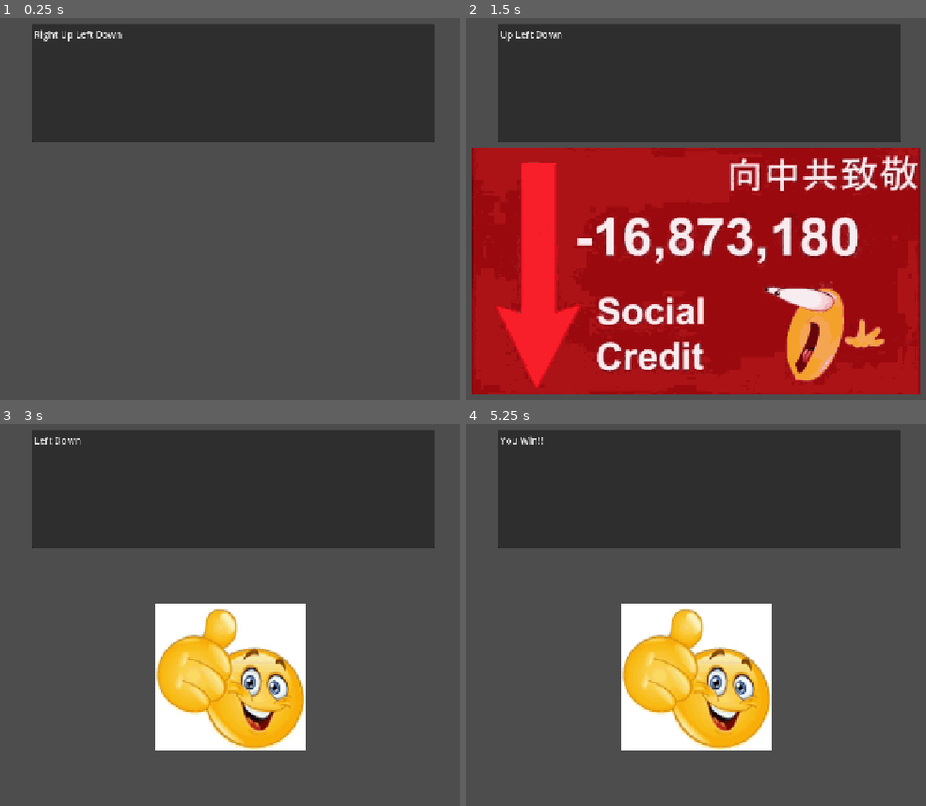
Above: before the commit, frames 1-4 (two rows, left to right).
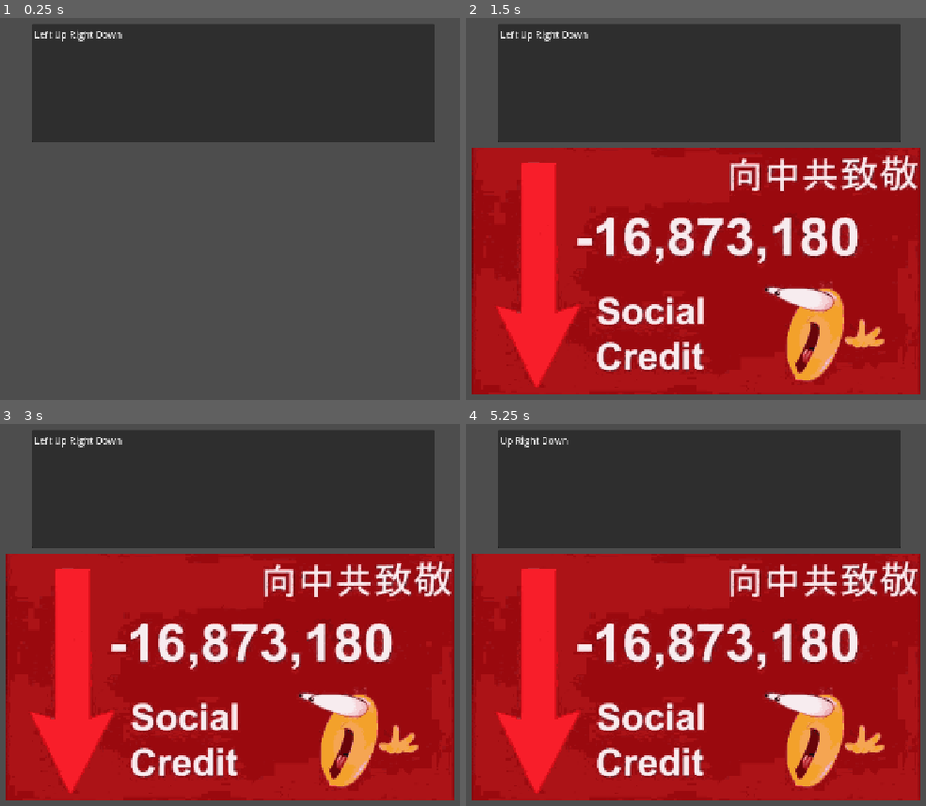
Above: after the commit, the same moments.

Repository: Meoah/Team-Awesome
Game: Godot game, scene res://Scenes/Arrows.tscn
Same seed, same stepped clock (60 frames per second), same inputs: the game is played once before the commit and once after it.
Inputs:
- Up to frame 1 (0.25 s): no input
- Up to frame 2 (1.5 s): tap Enter at 0.5 s; hold Right (Right) 0.53-1.28 s; tap Space at 1.25 s; hold Down (Down) from 1.28 s (still down)
- Up to frame 3 (3 s): tap Enter at 2 s; release Down (Down) at 2.03 s; hold Right (Right) 2.03-2.78 s; tap Space at 2.75 s; hold Up (Up) from 2.78 s (still down)
- Up to frame 4 (5.25 s): tap Enter at 3.5 s; release Up (Up) at 3.53 s; hold Left (Left) 3.53-5.03 s; tap Space at 4.25 s; hold Down (Down) from 5.03 s (still down)

The runs differ from the first frame. In frame 1, 0.2% of the frame differs, in the area x 7-20%, y 2-7%; in frame 2, 0.2%; in frame 3, 63%; in frame 4, 63%, in the area x 1-99%, y 2-99%.

Commit message:
Added Fish Resource Class

Diff:
--- /dev/null
+++ b/Fishes/fish_resource.gd
@@ -0,0 +1,15 @@
+extends Resource
+
+class_name FishResource
+
+@export var name : String
+@export var image : CompressedTexture2D
+@export var value : int = 1
+@export var input_length : int = 1
+@export var weight : int = 1
+@export var correct_inputs : Array[String] = ["Left","Right","Up","Down"]
+
+var current_inputs : Array[String]
+
+func intialize():
+	current_inputs = correct_inputs
--- a/MainMenu/main_menu.gd
+++ b/MainMenu/main_menu.gd
@@ -8,6 +8,7 @@
 func _ready():
 	main_buttons.visible = true
 	settings.visible = false
+	$AudioStreamPlayer.play(65)
 
 # Called every frame. 'delta' is the elapsed time since the previous frame.
 func _process(delta):
--- a/Scenes/Arrows.tscn
+++ b/Scenes/Arrows.tscn
@@ -1,12 +1,43 @@
-[gd_scene load_steps=3 format=3 uid="uid://dfgqsnhiac5hx"]
+[gd_scene load_steps=9 format=3 uid="uid://dfgqsnhiac5hx"]
 
 [ext_resource type="Script" uid="uid://bmvd1knujqejq" path="res://Scenes/arrows.gd" id="1_0iavb"]
 [ext_resource type="Script" uid="uid://djyje6hc7igie" path="res://Scenes/Arrows_Display.gd" id="2_n3w4c"]
+[ext_resource type="Script" uid="uid://mc3jtnmgq6ns" path="res://Fishes/fish_resource.gd" id="2_sopvo"]
+
+[sub_resource type="Resource" id="Resource_w3tt3"]
+script = ExtResource("2_sopvo")
+name = "Sunfish"
+correct_inputs = Array[String](["Left", "Up", "Right", "Down"])
+metadata/_custom_type_script = "uid://mc3jtnmgq6ns"
+
+[sub_resource type="Resource" id="Resource_sopvo"]
+script = ExtResource("2_sopvo")
+name = "Tuna"
+correct_inputs = Array[String](["Left", "Right", "Up"])
+metadata/_custom_type_script = "uid://mc3jtnmgq6ns"
+
+[sub_resource type="Resource" id="Resource_6t4uq"]
+script = ExtResource("2_sopvo")
+name = "Minnow"
+metadata/_custom_type_script = "uid://mc3jtnmgq6ns"
+
+[sub_resource type="Resource" id="Resource_kxlbh"]
+script = ExtResource("2_sopvo")
+name = "Bluetang"
+correct_inputs = Array[String](["Left", "Right", "Left", "Right"])
+metadata/_custom_type_script = "uid://mc3jtnmgq6ns"
+
+[sub_resource type="Resource" id="Resource_rak61"]
+script = ExtResource("2_sopvo")
+name = "Pompano"
+correct_inputs = Array[String](["Up", "Up", "Up"])
+metadata/_custom_type_script = "uid://mc3jtnmgq6ns"
 
 [node name="Arrows" type="Node2D" node_paths=PackedStringArray("input_string")]
 script = ExtResource("1_0iavb")
 input_length = 6
 input_string = NodePath("TextEdit")
+potential_fish = Array[ExtResource("2_sopvo")]([SubResource("Resource_w3tt3"), SubResource("Resource_sopvo"), SubResource("Resource_6t4uq"), SubResource("Resource_kxlbh"), SubResource("Resource_rak61")])
 
 [node name="Camera2D" type="Camera2D" parent="."]
 
--- a/Scenes/MainMenu.tscn
+++ b/Scenes/MainMenu.tscn
@@ -3,7 +3,7 @@
 [ext_resource type="Script" uid="uid://c5uuc65y6jov" path="res://MainMenu/main_menu.gd" id="1_8saeu"]
 [ext_resource type="Texture2D" uid="uid://mrwdcjhpn1jb" path="res://MainMenu/panel_grey_dark.png" id="2_ghw46"]
 [ext_resource type="FontFile" uid="uid://ciwjf56aydm2a" path="res://MainMenu/CherryBombOne-Regular.ttf" id="3_df05h"]
-[ext_resource type="AudioStream" uid="uid://dcnj3g2bih1qe" path="res://MainMenu/time_for_adventure.mp3" id="4_ghw46"]
+[ext_resource type="AudioStream" uid="uid://bwq4tyjgoxrm0" path="res://MainMenu/1-01 Introduction.mp3" id="4_8um5k"]
 [ext_resource type="Script" uid="uid://c2kycjhjsowfw" path="res://MainMenu/Audio_Volume.gd" id="5_df05h"]
 [ext_resource type="Script" uid="uid://bubl3cxipu10w" path="res://MainMenu/fullscreen_control.gd" id="6_8um5k"]
 
@@ -144,7 +144,8 @@
 "
 
 [node name="AudioStreamPlayer" type="AudioStreamPlayer" parent="."]
-stream = ExtResource("4_ghw46")
+stream = ExtResource("4_8um5k")
+volume_db = -6.679
 autoplay = true
 bus = &"Music"
 
--- a/Scenes/arrows.gd
+++ b/Scenes/arrows.gd
@@ -3,31 +3,38 @@
 @export var input_length : int = 3
 @export var input_string : TextEdit
 @export var reaction : Sprite2D
+@export var potential_fish : Array[FishResource]
 
 var input_array : Array[String]
 var potential_inputs : Array[String] = ["Left","Right","Up","Down"]
 var current_input = "0"
 var correct_input = "0"
 var output = ""
+var current_fish : FishResource
+
+
+
+
+func start_minigame():
+	current_fish = potential_fish.pick_random()
+	current_fish.intialize()
+	print(current_fish)
+	input_array = current_fish.current_inputs
+	input_string.set_text(output)
+	print(input_array)
+	text_render()
+
+func end_minigame():
+	current_fish = null
+
+
+
+
+
 
 #Initialize Script
 func _ready() -> void:
-	input_length = randi_range(3,10)
-	print(generate_inputs())
-	print(correct_input)
-	text_render()
-	input_string.set_text(output)
-
-
-#Generates the list of Inputs
-func generate_inputs()-> Array[String]:
-	var return_array : Array[String]
-	for i in input_length:
-		var input = potential_inputs.pick_random()
-		return_array.append(input)
-	input_array = return_array
-	print(input_array)
-	return return_array
+	start_minigame()
 
 
 #Displays the list of inputs
@@ -57,10 +64,13 @@
 				$Sprite2D.texture = preload("res://assets/Debug assets/Lame.png")
 			clear()
 
+
+
+
 #Process for when List is empty. Prints text and resets the scene after 3 seconds
 func clear():
 	if input_array.size() == 0:
-		print("You Win!!")
-		input_string.set_text("You Win!!")
+		print(current_fish.name)
+		input_string.set_text(current_fish.name)
 		await get_tree().create_timer(3).timeout
-		get_tree().reload_current_scene()
+		start_minigame()
Not shown, added: Fishes/fish_resource.gd.uid
Not shown, added: MainMenu/1-01 Introduction.mp3.import
Not shown, added: MainMenu/1-01 Introduction.mp3
